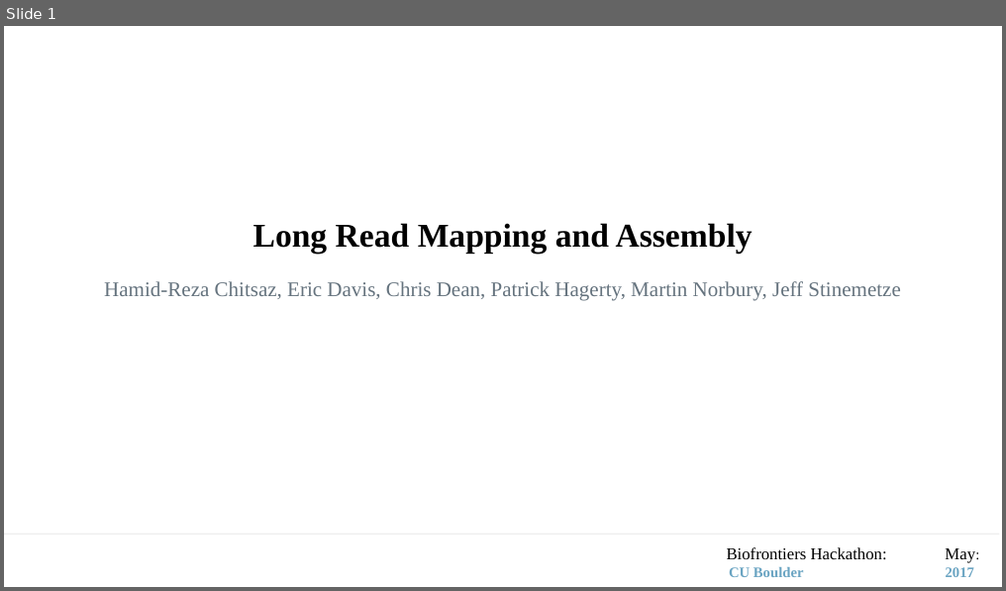
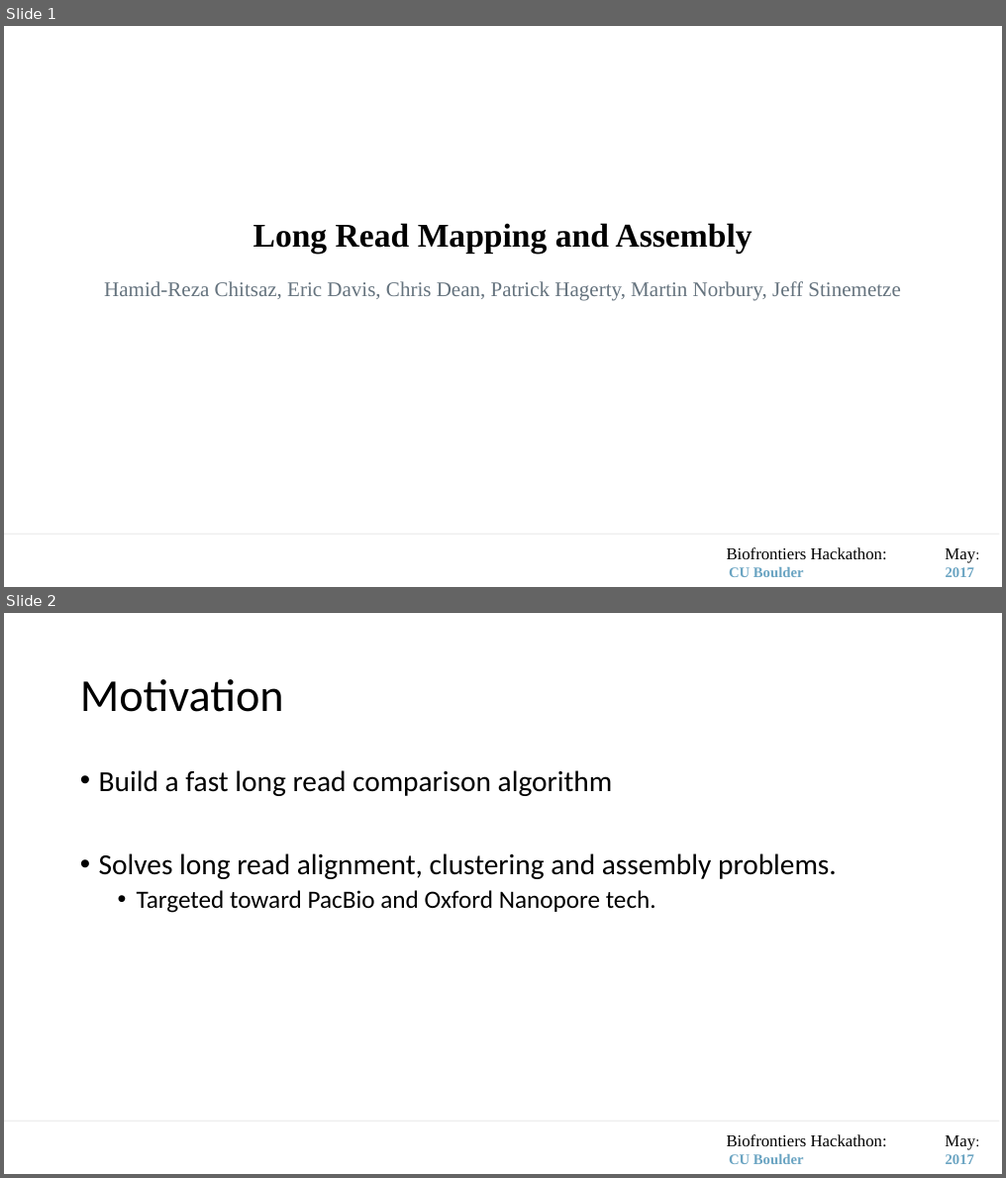
Before and after one commit to davisem/spire, a slide deck: LongReadAssembler.pptx. Shown one above the other, each under a label of ours: slide 1 before the commit, slides 1 and 2 after it. The pictures are 1006x591 and 1006x1178 pixels, drawn with LibreOffice and Linux fonts; fonts in the diff are those of the drawing. Boxes give left, top, right and bottom in pixels: in the first picture for what was removed or moved away, otherwise in the second. Text is boxed around its words. In the diff, an @@ line names an element or a change of style, - is before the commit and + after.

```diff
--- a/LongReadAssembler.pptx
+++ b/LongReadAssembler.pptx
@@ slide 2 added at (4,613,1002,1174), background #FFFFFF @@
@@ title added at (80,679,284,712), 44 pt, text #000000 @@
+Motivation
@@ text added at (99,770,837,913), 28 pt, text #000000 @@
+• Build a fast long read comparison algorithm
+• Solves long read alignment, clustering and assembly problems.
+  • Targeted toward PacBio and Oxford Nanopore tech.
@@ line added from (4, 1121) to (1000, 1121), #000000 0.5 pt @@
@@ text added at (727,1135,975,1164), 16 pt, text #000000 @@
+Biofrontiers Hackathon: May:
+CU Boulder 2017
```
Also in this commit, not shown: 3 other slides added, 3 slides removed, 1 other file.
